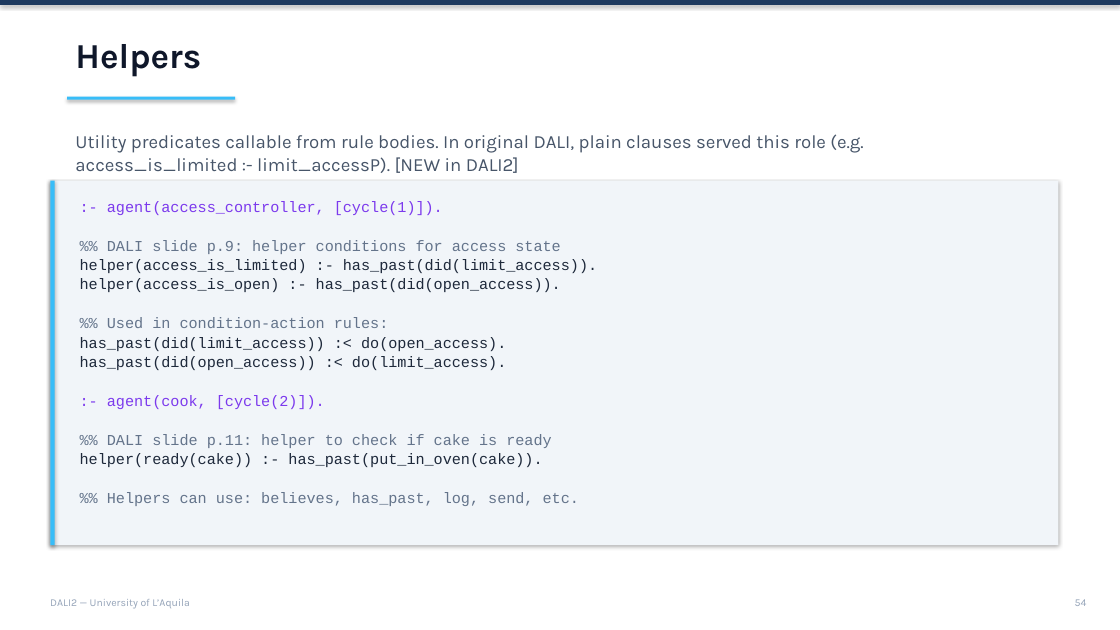
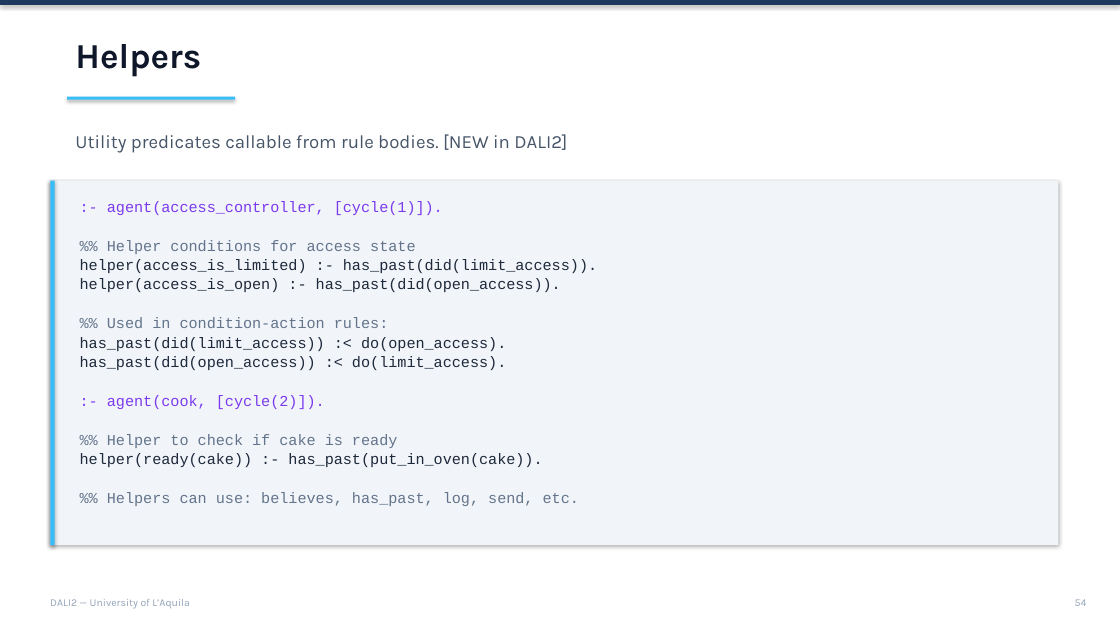
Before and after one commit to AAAI-DISIM-UnivAQ/DALI2, a slide deck: slide 54 of slides/Slides.pptx. Drawn at 1120x630 pixels with LibreOffice and Linux fonts; fonts in the diff are those of the drawing. Boxes give left, top, right and bottom in pixels: in the first picture for what was removed or moved away, otherwise in the second. Text is boxed around its words. In the diff, an @@ line names an element or a change of style, - is before the commit and + after.

```diff
--- a/slides/Slides.pptx
+++ b/slides/Slides.pptx
@@ text at [75, 134, 567, 153]: text changed @@
-Utility predicates callable from rule bodies. In original DALI, plain clauses served this role (e.g. access_is_limited :- limit_accessP). [NEW in DALI2]
+Utility predicates callable from rule bodies. [NEW in DALI2]
@@ text at [107, 240, 415, 254]: text changed @@
-%% DALI slide p.9: helper conditions for access state
+%% Helper conditions for access state
@@ text at [107, 434, 397, 448]: text changed @@
-%% DALI slide p.11: helper to check if cake is ready
+%% Helper to check if cake is ready
```
Also in this commit, not shown: 19 other slides changed, 6 other files.
